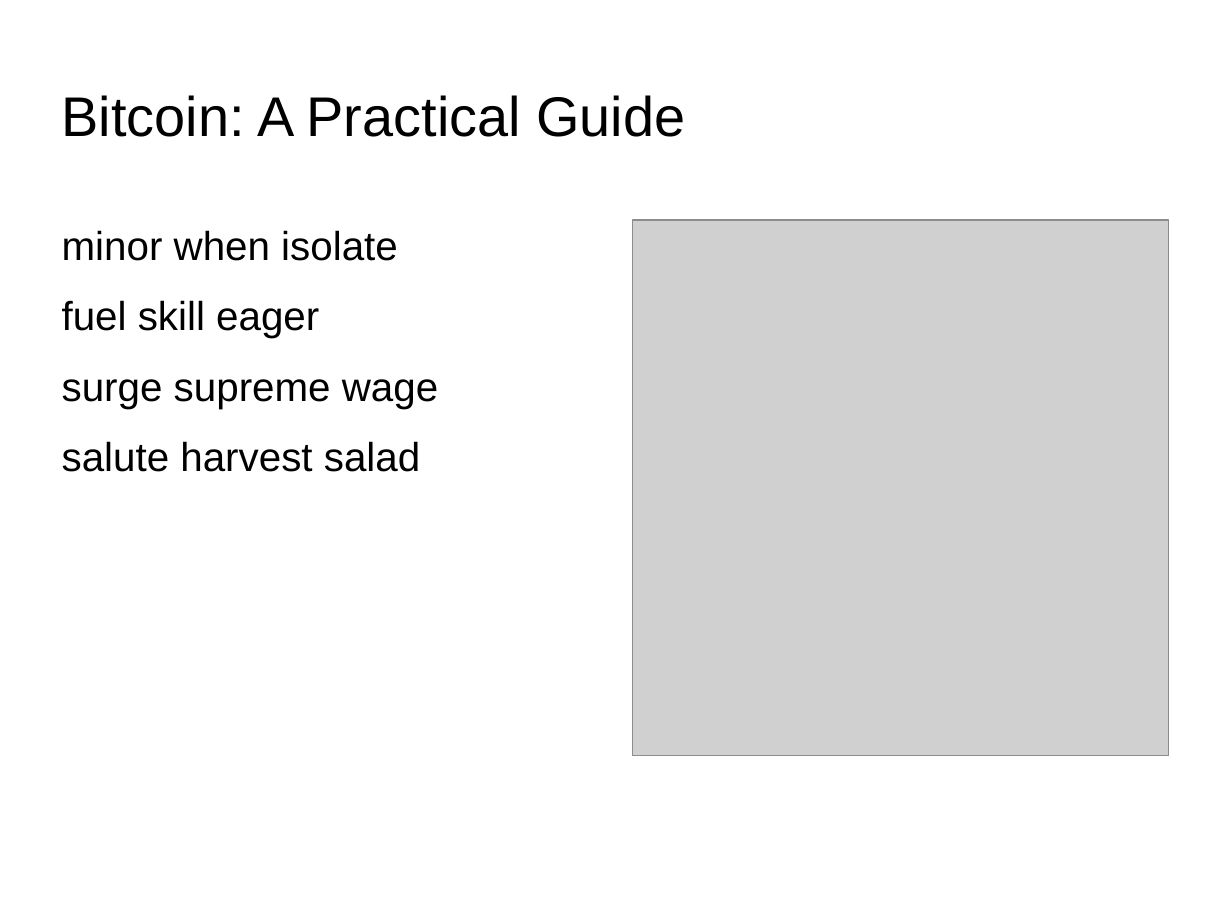
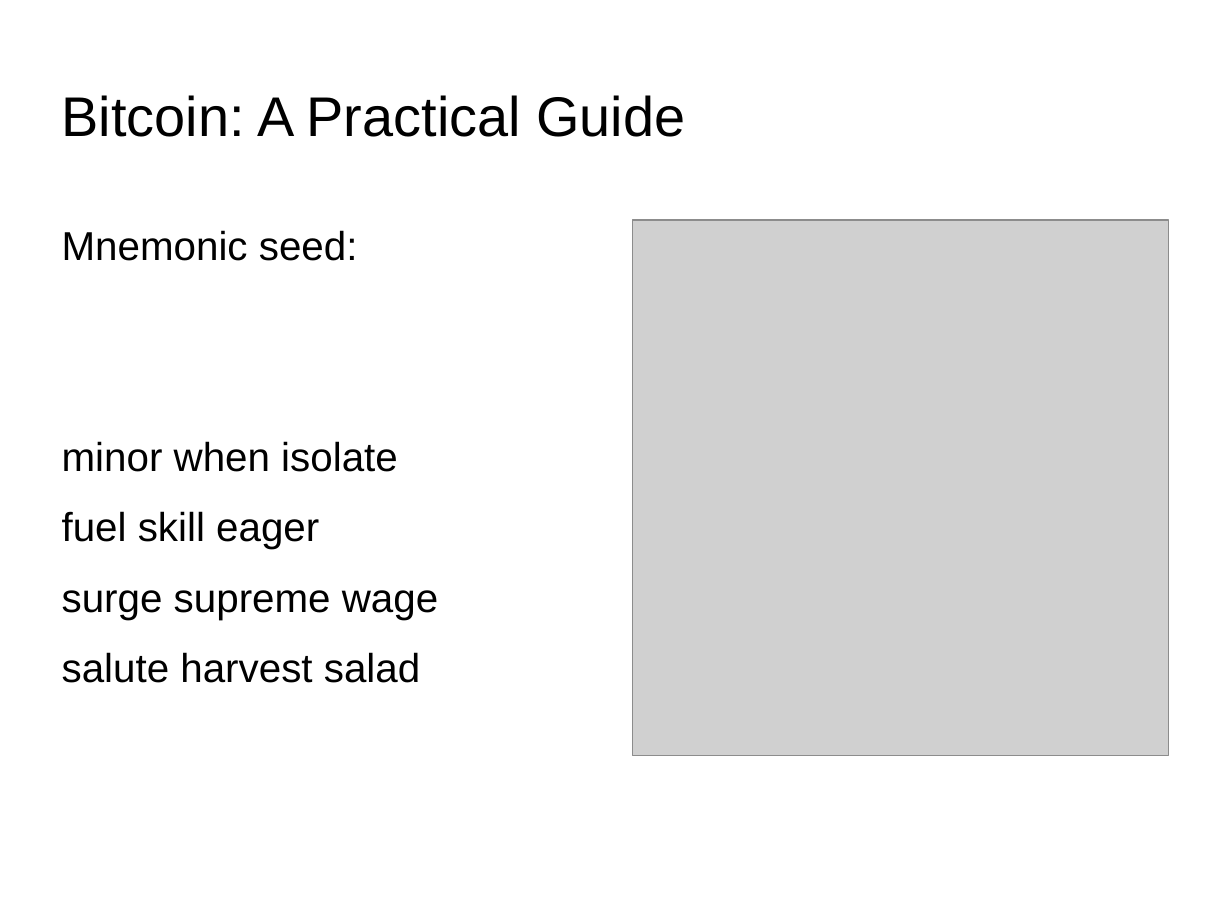
Before and after one commit to tyzbit/bitcoin-presentation, a slide deck: slide 25 of Bitcoin - A Practical Guide.odp. Drawn at 1232x924 pixels with LibreOffice and Linux fonts; fonts in the diff are those of the drawing; grey boxes stand for pictures; background and template pictures are left out. Boxes give left, top, right and bottom in pixels: in the first picture for what was removed or moved away, otherwise in the second. Text is boxed around its words. In the diff, an @@ line names an element or a change of style, - is before the commit and + after.

```diff
--- a/Bitcoin - A Practical Guide.odp
+++ b/Bitcoin - A Practical Guide.odp
@@ text at box(62, 230, 358, 261): paragraph added @@
+Mnemonic seed:
```
Also in this commit, not shown: 2 other slides changed, 1 other file.
